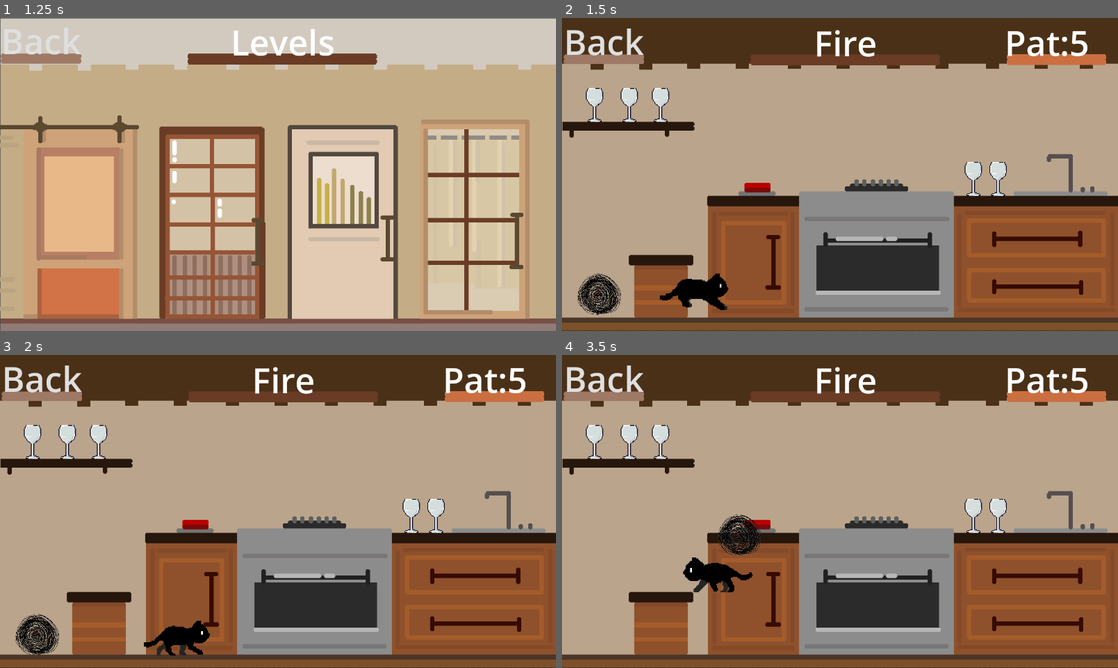
Above: before the commit, frames 1-4 (two rows, left to right).
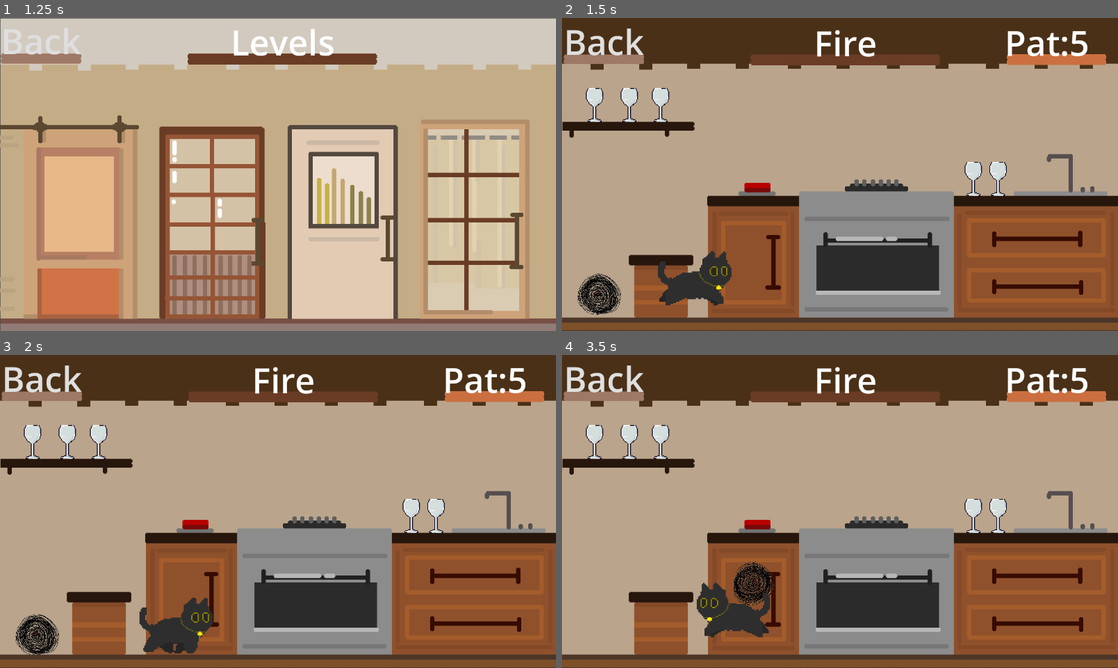
Above: after the commit, the same moments.

Repository: lzcm729/cat-and-string-ball
Game: Godot game, scene res://GUI/start_menu.tscn
Two runs of this game, one before a commit and one after it. Both use one fixed random seed, a clock stepped at 60 frames per second and the inputs below. The engine's default icon, where the game draws it, is replaced by a stand-in: a white triangle on a blue panel in a dark square.
Inputs (mouse positions are in pixels of both pictures, inside the frame that each line leads up to):
- Up to frame 1 (1.25 s): click "Play" at 0.5 s
- Up to frame 2 (1.5 s): tap Enter (ui_accept) at 1.25 s; move the mouse to (639, 221) at 1.27 s; hold Right (move_right) from 1.28 s (still down); tap F (hit) at 1.35 s; click (639, 221) at 1.42 s
- Up to frame 3 (2 s): keep holding Right (move_right); tap Space (jump) at 1.52 s
- Up to frame 4 (3.5 s): move the mouse to (728, 527) at 2.02 s; tap F (hit) at 2.1, 3.05 s; tap Space (jump) at 2.27 s; move the mouse to (895, 442) at 2.77 s; release Right (move_right) at 2.78 s; hold Left (move_left) from 2.78 s (still down); tap T at 2.85 s

Frame 1 is identical in both runs. In frame 2, 1.5% of the frame differs, in the area x 17-31%, y 74-94%; in frame 3, 1.5%; in frame 4, 3.3%, in the area x 21-39%, y 50-91%.

Commit message:
最终猫
再也不画猫

Diff:
--- a/cat/Cat_new.tscn
+++ b/cat/Cat_new.tscn
@@ -1,7 +1,7 @@
-[gd_scene load_steps=35 format=3 uid="uid://b0w6mv2us6hhb"]
+[gd_scene load_steps=37 format=3 uid="uid://b0w6mv2us6hhb"]
 
 [ext_resource type="Script" path="res://cat/Cat_new.gd" id="1_ivns0"]
-[ext_resource type="Texture2D" uid="uid://crx2m0j3p8yts" path="res://cat/new_cat-export.png" id="2_auopn"]
+[ext_resource type="Texture2D" uid="uid://dnc2oooilkpuu" path="res://cat/final_cat.png" id="2_ft51c"]
 [ext_resource type="PackedScene" uid="uid://c0fr2eajw41q6" path="res://cat/component/animation_component.tscn" id="3_ycjgg"]
 [ext_resource type="PackedScene" uid="uid://p1v2ehekli0j" path="res://cat/component/gravity_component.tscn" id="4_n2p5r"]
 [ext_resource type="PackedScene" uid="uid://cxngxmghspqes" path="res://cat/component/input_component.tscn" id="5_ymwxj"]
@@ -10,95 +10,109 @@
 [ext_resource type="Script" path="res://cat/State/Idle.gd" id="9_sk5vg"]
 [ext_resource type="PackedScene" uid="uid://bhlxu1n4brs8g" path="res://cat/component/action_component.tscn" id="18_fgw5n"]
 
-[sub_resource type="AtlasTexture" id="AtlasTexture_1rgv3"]
-atlas = ExtResource("2_auopn")
-region = Rect2(3360, 0, 240, 140)
-
-[sub_resource type="AtlasTexture" id="AtlasTexture_6t4l7"]
-atlas = ExtResource("2_auopn")
-region = Rect2(4560, 0, 240, 140)
-
-[sub_resource type="AtlasTexture" id="AtlasTexture_pjm0k"]
-atlas = ExtResource("2_auopn")
-region = Rect2(4320, 0, 240, 140)
-
-[sub_resource type="AtlasTexture" id="AtlasTexture_dcvp2"]
-atlas = ExtResource("2_auopn")
-region = Rect2(4080, 0, 240, 140)
-
-[sub_resource type="AtlasTexture" id="AtlasTexture_qongh"]
-atlas = ExtResource("2_auopn")
-region = Rect2(3840, 0, 240, 140)
-
-[sub_resource type="AtlasTexture" id="AtlasTexture_hle0j"]
-atlas = ExtResource("2_auopn")
-region = Rect2(3120, 0, 240, 140)
-
-[sub_resource type="AtlasTexture" id="AtlasTexture_ql1x3"]
-atlas = ExtResource("2_auopn")
-region = Rect2(3600, 0, 240, 140)
-
-[sub_resource type="AtlasTexture" id="AtlasTexture_e10f7"]
-atlas = ExtResource("2_auopn")
-region = Rect2(3120, 0, 240, 140)
-
-[sub_resource type="AtlasTexture" id="AtlasTexture_3hrop"]
-atlas = ExtResource("2_auopn")
-region = Rect2(2880, 0, 240, 140)
-
-[sub_resource type="AtlasTexture" id="AtlasTexture_js33h"]
-atlas = ExtResource("2_auopn")
-region = Rect2(2640, 0, 240, 140)
-
-[sub_resource type="AtlasTexture" id="AtlasTexture_jq1q3"]
-atlas = ExtResource("2_auopn")
-region = Rect2(2400, 0, 240, 140)
-
-[sub_resource type="AtlasTexture" id="AtlasTexture_2djej"]
-atlas = ExtResource("2_auopn")
-region = Rect2(2160, 0, 240, 140)
-
-[sub_resource type="AtlasTexture" id="AtlasTexture_6i31d"]
-atlas = ExtResource("2_auopn")
-region = Rect2(1920, 0, 240, 140)
-
-[sub_resource type="AtlasTexture" id="AtlasTexture_u1blf"]
-atlas = ExtResource("2_auopn")
-region = Rect2(1680, 0, 240, 140)
-
-[sub_resource type="AtlasTexture" id="AtlasTexture_oosu4"]
-atlas = ExtResource("2_auopn")
-region = Rect2(1440, 0, 240, 140)
-
-[sub_resource type="AtlasTexture" id="AtlasTexture_kdmcm"]
-atlas = ExtResource("2_auopn")
-region = Rect2(1200, 0, 240, 140)
-
-[sub_resource type="AtlasTexture" id="AtlasTexture_q5e6b"]
-atlas = ExtResource("2_auopn")
-region = Rect2(960, 0, 240, 140)
-
-[sub_resource type="AtlasTexture" id="AtlasTexture_1ku53"]
-atlas = ExtResource("2_auopn")
-region = Rect2(720, 0, 240, 140)
-
-[sub_resource type="AtlasTexture" id="AtlasTexture_goj1e"]
-atlas = ExtResource("2_auopn")
-region = Rect2(480, 0, 240, 140)
-
-[sub_resource type="AtlasTexture" id="AtlasTexture_ejxib"]
-atlas = ExtResource("2_auopn")
-region = Rect2(240, 0, 240, 140)
-
-[sub_resource type="AtlasTexture" id="AtlasTexture_nmf4f"]
-atlas = ExtResource("2_auopn")
-region = Rect2(0, 0, 240, 140)
+[sub_resource type="AtlasTexture" id="AtlasTexture_5sq7p"]
+atlas = ExtResource("2_ft51c")
+region = Rect2(1183, 0, 91, 57)
+
+[sub_resource type="AtlasTexture" id="AtlasTexture_naijb"]
+atlas = ExtResource("2_ft51c")
+region = Rect2(1274, 0, 91, 57)
+
+[sub_resource type="AtlasTexture" id="AtlasTexture_s34nv"]
+atlas = ExtResource("2_ft51c")
+region = Rect2(1365, 0, 91, 57)
+
+[sub_resource type="AtlasTexture" id="AtlasTexture_rv1k8"]
+atlas = ExtResource("2_ft51c")
+region = Rect2(1456, 0, 91, 57)
+
+[sub_resource type="AtlasTexture" id="AtlasTexture_8nf1m"]
+atlas = ExtResource("2_ft51c")
+region = Rect2(1547, 0, 91, 57)
+
+[sub_resource type="AtlasTexture" id="AtlasTexture_h8ghe"]
+atlas = ExtResource("2_ft51c")
+region = Rect2(1638, 0, 91, 57)
+
+[sub_resource type="AtlasTexture" id="AtlasTexture_4sq4g"]
+atlas = ExtResource("2_ft51c")
+region = Rect2(1729, 0, 91, 57)
+
+[sub_resource type="AtlasTexture" id="AtlasTexture_q1nkv"]
+atlas = ExtResource("2_ft51c")
+region = Rect2(0, 0, 91, 57)
+
+[sub_resource type="AtlasTexture" id="AtlasTexture_bptmg"]
+atlas = ExtResource("2_ft51c")
+region = Rect2(91, 0, 91, 57)
+
+[sub_resource type="AtlasTexture" id="AtlasTexture_2o64u"]
+atlas = ExtResource("2_ft51c")
+region = Rect2(182, 0, 91, 57)
+
+[sub_resource type="AtlasTexture" id="AtlasTexture_wxuac"]
+atlas = ExtResource("2_ft51c")
+region = Rect2(273, 0, 91, 57)
+
+[sub_resource type="AtlasTexture" id="AtlasTexture_tql45"]
+atlas = ExtResource("2_ft51c")
+region = Rect2(910, 0, 91, 57)
+
+[sub_resource type="AtlasTexture" id="AtlasTexture_btxlb"]
+atlas = ExtResource("2_ft51c")
+region = Rect2(1001, 0, 91, 57)
+
+[sub_resource type="AtlasTexture" id="AtlasTexture_ile7r"]
+atlas = ExtResource("2_ft51c")
+region = Rect2(1092, 0, 91, 57)
+
+[sub_resource type="AtlasTexture" id="AtlasTexture_t41uj"]
+atlas = ExtResource("2_ft51c")
+region = Rect2(364, 0, 91, 57)
+
+[sub_resource type="AtlasTexture" id="AtlasTexture_wh8d5"]
+atlas = ExtResource("2_ft51c")
+region = Rect2(546, 0, 91, 57)
+
+[sub_resource type="AtlasTexture" id="AtlasTexture_qkd6l"]
+atlas = ExtResource("2_ft51c")
+region = Rect2(637, 0, 91, 57)
+
+[sub_resource type="AtlasTexture" id="AtlasTexture_j8x1d"]
+atlas = ExtResource("2_ft51c")
+region = Rect2(364, 0, 91, 57)
+
+[sub_resource type="AtlasTexture" id="AtlasTexture_e265d"]
+atlas = ExtResource("2_ft51c")
+region = Rect2(455, 0, 91, 57)
+
+[sub_resource type="AtlasTexture" id="AtlasTexture_h5n0y"]
+atlas = ExtResource("2_ft51c")
+region = Rect2(546, 0, 91, 57)
+
+[sub_resource type="AtlasTexture" id="AtlasTexture_jbj0x"]
+atlas = ExtResource("2_ft51c")
+region = Rect2(637, 0, 91, 57)
+
+[sub_resource type="AtlasTexture" id="AtlasTexture_51c1k"]
+atlas = ExtResource("2_ft51c")
+region = Rect2(728, 0, 91, 57)
+
+[sub_resource type="AtlasTexture" id="AtlasTexture_nqxq6"]
+atlas = ExtResource("2_ft51c")
+region = Rect2(819, 0, 91, 57)
 
 [sub_resource type="SpriteFrames" id="SpriteFrames_eitv2"]
 animations = [{
 "frames": [{
 "duration": 1.0,
-"texture": SubResource("AtlasTexture_1rgv3")
+"texture": SubResource("AtlasTexture_5sq7p")
+}, {
+"duration": 1.0,
+"texture": SubResource("AtlasTexture_naijb")
+}, {
+"duration": 1.0,
+"texture": SubResource("AtlasTexture_s34nv")
 }],
 "loop": true,
 "name": &"fall",
@@ -106,24 +120,33 @@
 }, {
 "frames": [{
 "duration": 1.0,
-"texture": SubResource("AtlasTexture_6t4l7")
-}, {
-"duration": 1.0,
-"texture": SubResource("AtlasTexture_pjm0k")
-}, {
-"duration": 1.0,
-"texture": SubResource("AtlasTexture_dcvp2")
-}, {
-"duration": 1.0,
-"texture": SubResource("AtlasTexture_qongh")
+"texture": SubResource("AtlasTexture_rv1k8")
+}, {
+"duration": 1.0,
+"texture": SubResource("AtlasTexture_8nf1m")
+}, {
+"duration": 1.0,
+"texture": SubResource("AtlasTexture_h8ghe")
+}, {
+"duration": 1.0,
+"texture": SubResource("AtlasTexture_4sq4g")
 }],
 "loop": false,
 "name": &"hit",
-"speed": 10.0
-}, {
-"frames": [{
-"duration": 1.0,
-"texture": SubResource("AtlasTexture_hle0j")
+"speed": 20.0
+}, {
+"frames": [{
+"duration": 1.0,
+"texture": SubResource("AtlasTexture_q1nkv")
+}, {
+"duration": 1.0,
+"texture": SubResource("AtlasTexture_bptmg")
+}, {
+"duration": 1.0,
+"texture": SubResource("AtlasTexture_2o64u")
+}, {
+"duration": 1.0,
+"texture": SubResource("AtlasTexture_wxuac")
 }],
 "loop": true,
 "name": &"idle",
@@ -131,7 +154,13 @@
 }, {
 "frames": [{
 "duration": 1.0,
-"texture": SubResource("AtlasTexture_ql1x3")
+"texture": SubResource("AtlasTexture_tql45")
+}, {
+"duration": 1.0,
+"texture": SubResource("AtlasTexture_btxlb")
+}, {
+"duration": 1.0,
+"texture": SubResource("AtlasTexture_ile7r")
 }],
 "loop": true,
 "name": &"jump",
@@ -139,50 +168,40 @@
 }, {
 "frames": [{
 "duration": 1.0,
-"texture": SubResource("AtlasTexture_e10f7")
-}, {
-"duration": 1.0,
-"texture": SubResource("AtlasTexture_3hrop")
-}, {
-"duration": 1.0,
-"texture": SubResource("AtlasTexture_js33h")
-}, {
-"duration": 1.0,
-"texture": SubResource("AtlasTexture_jq1q3")
-}, {
-"duration": 1.0,
-"texture": SubResource("AtlasTexture_2djej")
-}, {
-"duration": 1.0,
-"texture": SubResource("AtlasTexture_6i31d")
-}, {
-"duration": 1.0,
-"texture": SubResource("AtlasTexture_u1blf")
-}, {
-"duration": 1.0,
-"texture": SubResource("AtlasTexture_oosu4")
-}, {
-"duration": 1.0,
-"texture": SubResource("AtlasTexture_kdmcm")
-}, {
-"duration": 1.0,
-"texture": SubResource("AtlasTexture_q5e6b")
-}, {
-"duration": 1.0,
-"texture": SubResource("AtlasTexture_1ku53")
-}, {
-"duration": 1.0,
-"texture": SubResource("AtlasTexture_goj1e")
-}, {
-"duration": 1.0,
-"texture": SubResource("AtlasTexture_ejxib")
-}, {
-"duration": 1.0,
-"texture": SubResource("AtlasTexture_nmf4f")
+"texture": SubResource("AtlasTexture_t41uj")
+}, {
+"duration": 1.0,
+"texture": SubResource("AtlasTexture_wh8d5")
+}, {
+"duration": 1.0,
+"texture": SubResource("AtlasTexture_qkd6l")
 }],
 "loop": true,
 "name": &"run",
-"speed": 20.0
+"speed": 7.0
+}, {
+"frames": [{
+"duration": 1.0,
+"texture": SubResource("AtlasTexture_j8x1d")
+}, {
+"duration": 1.0,
+"texture": SubResource("AtlasTexture_e265d")
+}, {
+"duration": 1.0,
+"texture": SubResource("AtlasTexture_h5n0y")
+}, {
+"duration": 1.0,
+"texture": SubResource("AtlasTexture_jbj0x")
+}, {
+"duration": 1.0,
+"texture": SubResource("AtlasTexture_51c1k")
+}, {
+"duration": 1.0,
+"texture": SubResource("AtlasTexture_nqxq6")
+}],
+"loop": true,
+"name": &"swim",
+"speed": 1.0
 }]
 
 [sub_resource type="CapsuleShape2D" id="CapsuleShape2D_v3a83"]
@@ -205,8 +224,11 @@
 animation_component = NodePath("AnimationComponent")
 
 [node name="AnimatedSprite2D" type="AnimatedSprite2D" parent="."]
+position = Vector2(0, -31)
+scale = Vector2(2.91009, 2.91009)
 sprite_frames = SubResource("SpriteFrames_eitv2")
-animation = &"hit"
+animation = &"run"
+frame_progress = 0.178903
 
 [node name="CollisionShape2D" type="CollisionShape2D" parent="."]
 rotation = 1.5708
Not shown: 1 places in Levels/Level_5/level_5.tscn that only renumber resources
